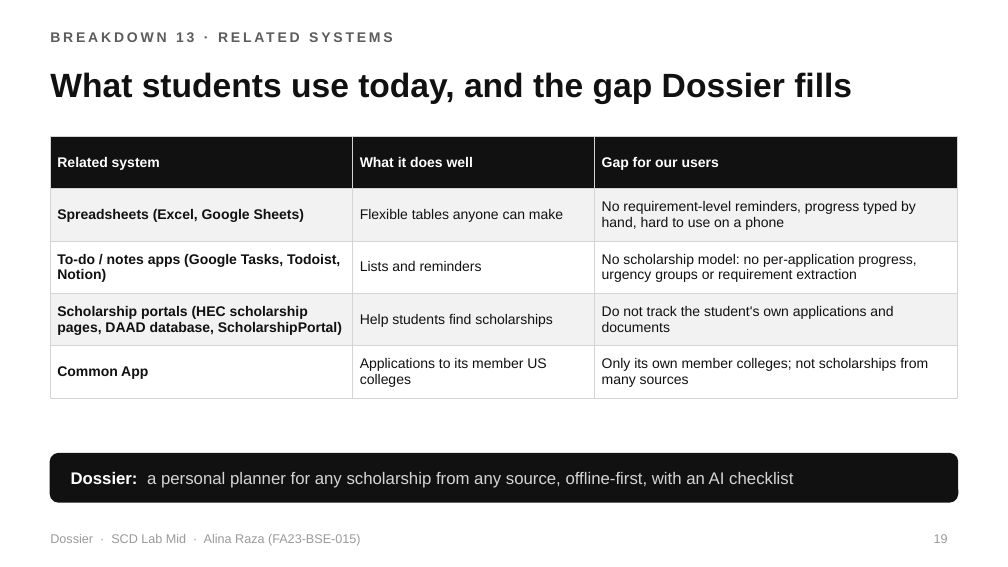
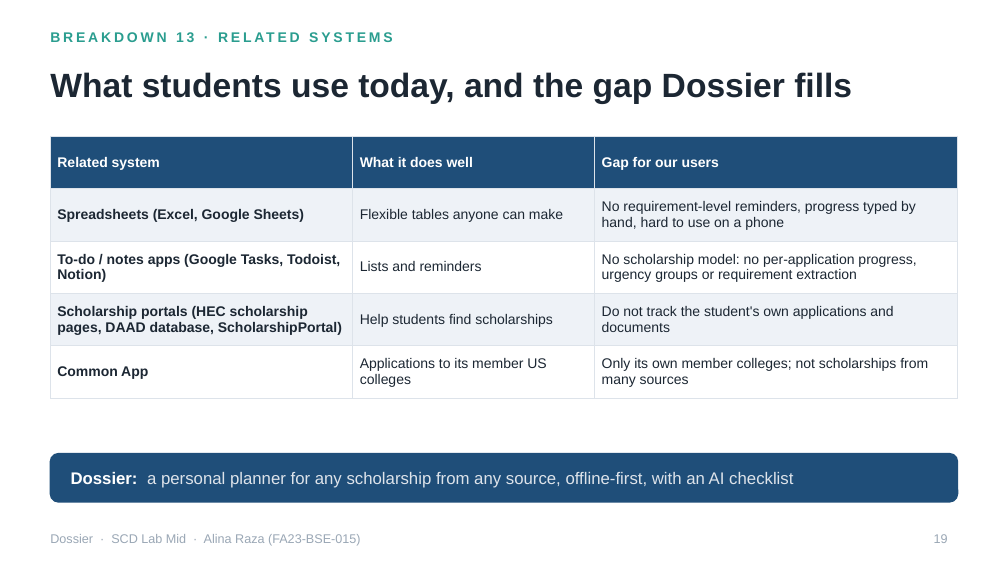
Before and after one commit to alinaraza2017/dossier, a slide deck: slide 19 of presentation_prep/02_Dossier_SCD_Lab_Mid.pptx. Drawn at 1008x567 pixels with LibreOffice and Linux fonts; fonts in the diff are those of the drawing. Boxes give left, top, right and bottom in pixels: in the first picture for what was removed or moved away, otherwise in the second. Text is boxed around its words. In the diff, an @@ line names an element or a change of style, - is before the commit and + after.

```diff
--- a/presentation_prep/02_Dossier_SCD_Lab_Mid.pptx
+++ b/presentation_prep/02_Dossier_SCD_Lab_Mid.pptx
@@ text "BREAKDOWN 13 · RELATED SYSTEMS" at <box>50,28,958,53</box>: text colour #5C5C5C to #2A9D8F @@
@@ title "What students use today, and ..." at <box>50,72,852,104</box>: text colour #111111 to #1C2733 @@
@@ table at <box>50,136,958,391</box> @@
@@ fill #111111 to #1F4E79 in row 1 @@
@@ fill #F2F2F2 to #EEF2F7 in 6 cells @@
@@ text colour #111111 to #1C2733 @@
@@ borders changed @@
@@ rounded rectangle at <box>50,454,958,502</box>: fill #111111 to #1F4E79; outline #111111 1 pt to #1F4E79 1 pt @@
@@ text "Dossier: a personal planner for ..." at <box>71,472,793,488</box>: text colour #D4D4D4 to #DDE3EA @@
@@ text "Dossier · SCD Lab Mid ..." at <box>50,534,360,546</box>: text colour #9A9A9A to #9AA7B5 @@
@@ page number at <box>934,534,948,543</box>: text colour #9A9A9A to #9AA7B5 @@
```
Also in this commit, not shown: 32 other slides changed, 5 other files.
